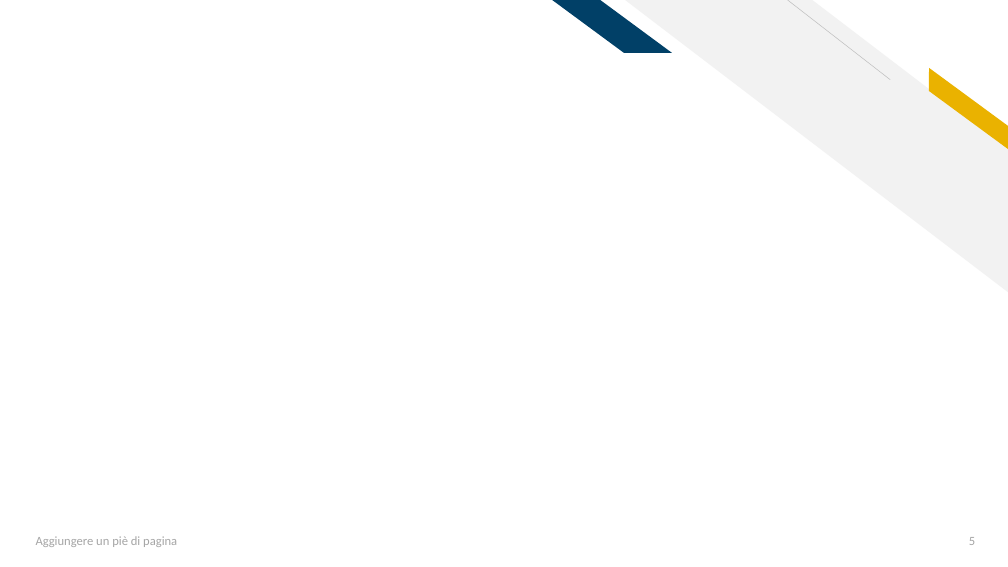
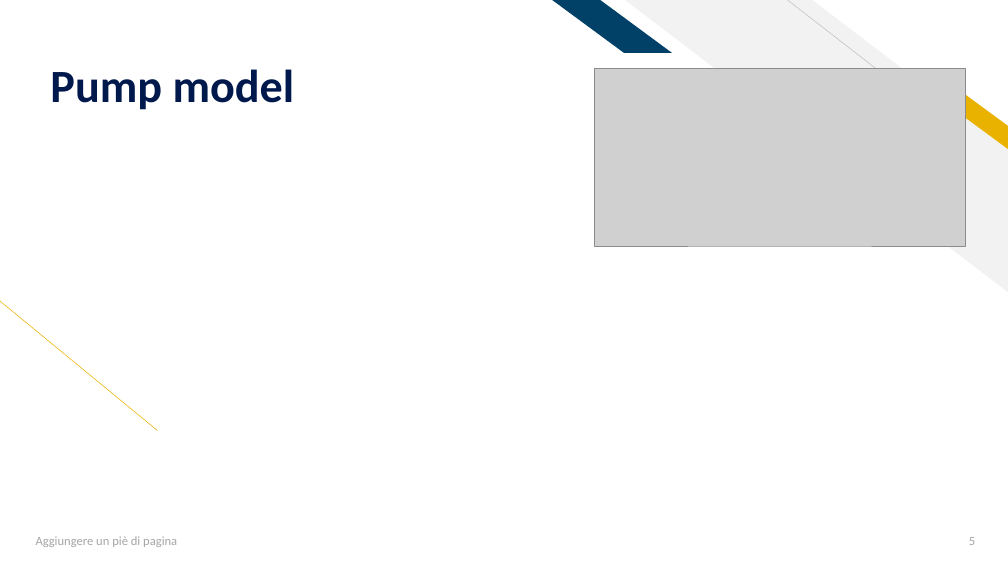
Before and after one commit to AleFire99/AES-git-repo, a slide deck: slide 5 of Aes_Project_2021_2022.pptx. Drawn at 1008x567 pixels with LibreOffice and Linux fonts; fonts in the diff are those of the drawing; grey boxes stand for pictures. Boxes give left, top, right and bottom in pixels: in the first picture for what was removed or moved away, otherwise in the second. Text is boxed around its words. In the diff, an @@ line names an element or a change of style, - is before the commit and + after.

```diff
--- a/Aes_Project_2021_2022.pptx
+++ b/Aes_Project_2021_2022.pptx
@@ title added at box(50, 69, 295, 110), 44 pt, text #00194C, bold @@
+Pump model
@@ picture added at box(594, 69, 966, 246) @@
@@ line added from (157, 430) to (0, 300), #EAB200 0.5 pt @@
```
Also in this commit, not shown: 13 other slides changed, 4 slides added, 1 slide removed, 2 other files.
